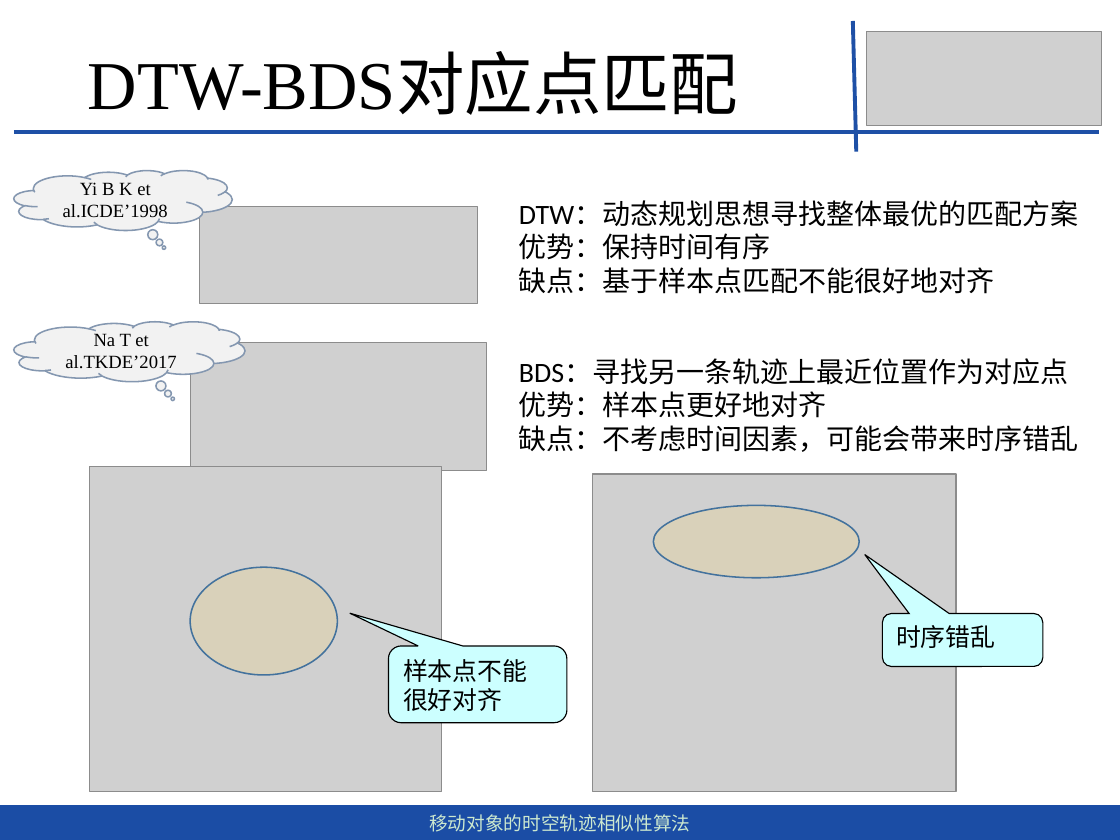
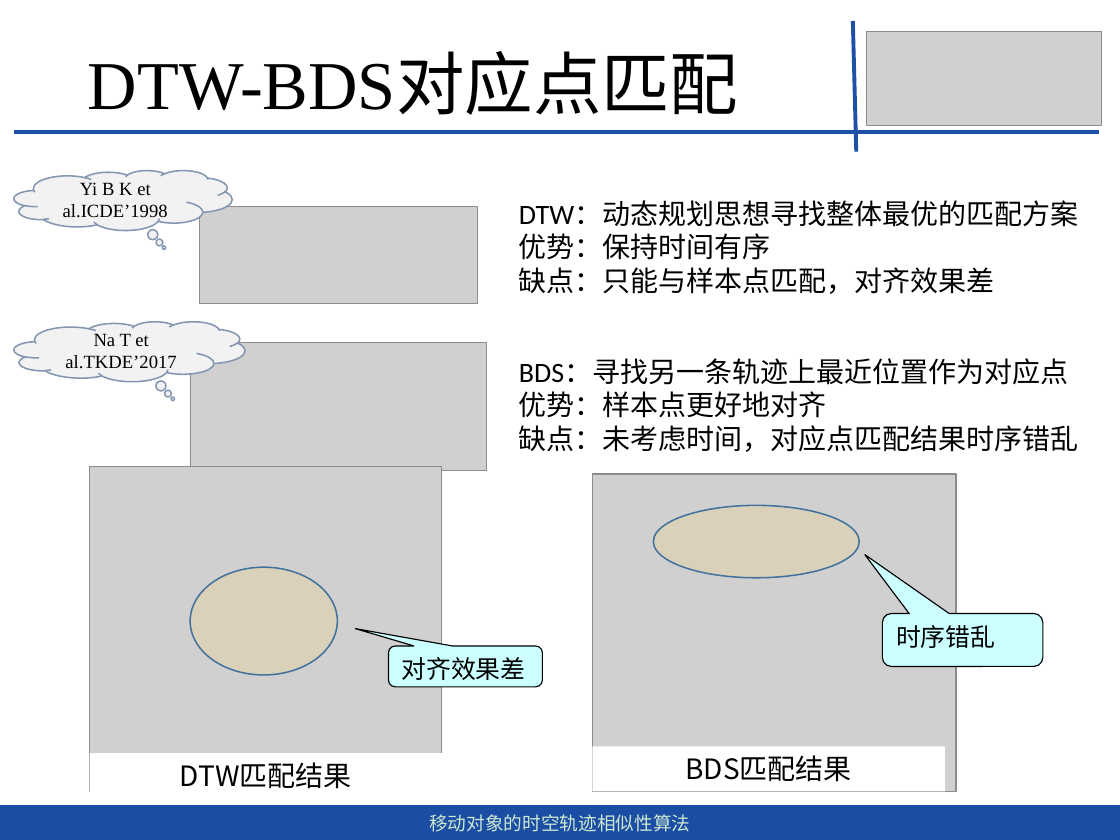
Before and after one commit to dingguangwei/biyelunwen, a slide deck: slide 12 of 移动对象的时空轨迹相似性查询算法-丁光伟-第2版.pptx. Drawn at 1120x840 pixels with LibreOffice and Linux fonts; fonts in the diff are those of the drawing; grey boxes stand for pictures. Boxes give left, top, right and bottom in pixels: in the first picture for what was removed or moved away, otherwise in the second. Text is boxed around its words. In the diff, an @@ line names an element or a change of style, - is before the commit and + after.

```diff
--- a/移动对象的时空轨迹相似性查询算法-丁光伟-第2版.pptx
+++ b/移动对象的时空轨迹相似性查询算法-丁光伟-第2版.pptx
@@ text at (519,267,995,294): text changed @@
-缺点：基于样本点匹配不能很好地对齐
+缺点：只能与样本点匹配，对齐效果差
@@ text at (519,425,1079,452): text changed @@
-缺点：不考虑时间因素，可能会带来时序错乱
+缺点：未考虑时间，对应点匹配结果时序错乱
@@ rounded speech box "对齐效果差": place and size @@
-rounded speech box "对齐效果差" at (389,646,567,724)
+rounded speech box "对齐效果差" at (389,646,542,688)
@@ text in rounded speech box at (401,657,525,680): text changed @@
-样本点不能很好对齐
+对齐效果差
@@ rectangle added at (592,746,945,791), fill #FFFFFF, 18 pt, text #000000 @@
+BDS匹配结果
@@ rectangle added at (90,753,442,797), fill #FFFFFF, 18 pt, text #000000 @@
+DTW匹配结果
```
Also in this commit, not shown: 6 other slides changed, 1 slide added, 3 other files.
